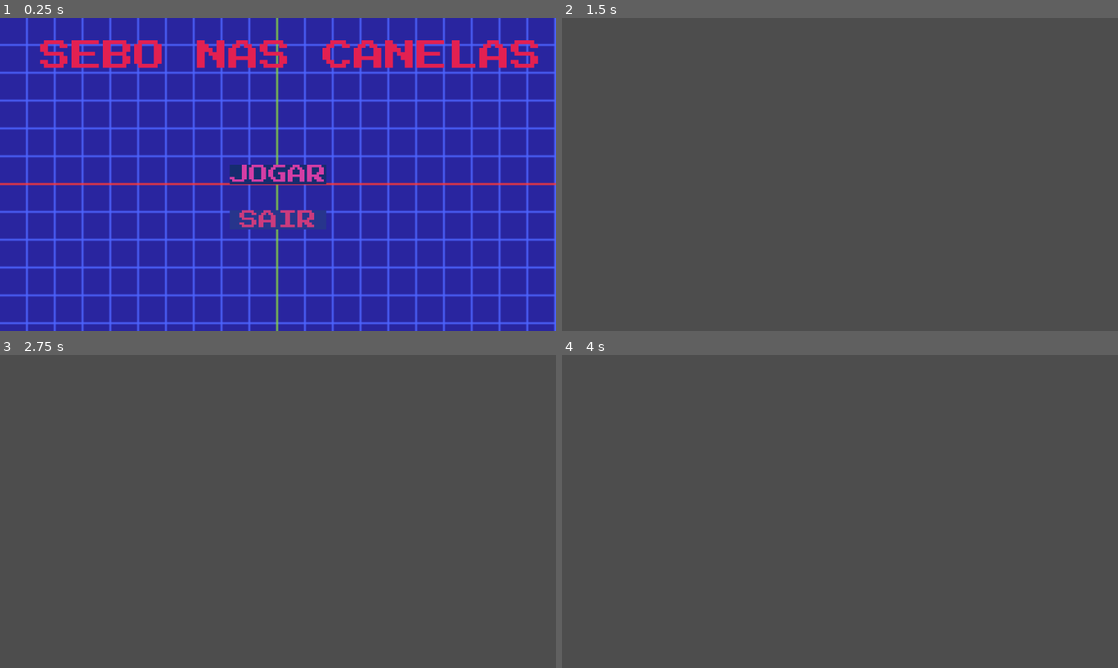
Above: before the commit, frames 1-4 (two rows, left to right).
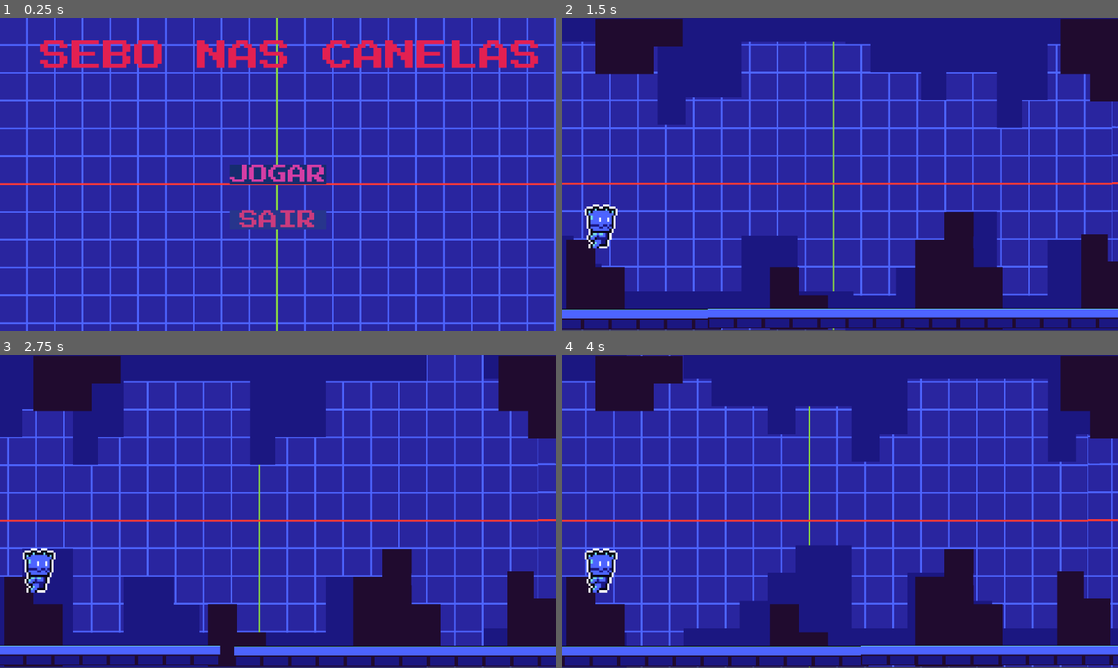
Above: after the commit, the same moments.

Repository: garibeirool/novo-projeto-de-jogo
Game: Godot game, scene res://menu.tscn
Same seed, same stepped clock (60 frames per second), same inputs: the game is played once before the commit and once after it.
Inputs:
- Up to frame 1 (0.25 s): no input
- Up to frame 2 (1.5 s): click "JOGAR" at 0.5 s; hold Space (ui_select) from 1.28 s (still down)
- Up to frame 3 (2.75 s): release Space (ui_select) at 2.03 s; tap Space (ui_select) at 2.1, 2.27, 2.57 s
- Up to frame 4 (4 s): hold Space (ui_select) 2.78-3.53 s; tap Space (ui_select) at 3.6, 3.77 s

The runs differ from the first frame. In frame 1, 8.5% of the frame differs, in the area x 0-100%, y 0-100%; in frame 2, 100%; in frame 3, 100%; in frame 4, 100%.

Commit message:
cena jogo

Diff:
--- /dev/null
+++ b/jogador.gd
@@ -0,0 +1,14 @@
+extends CharacterBody2D
+
+var velocidade_pulo = -600
+func _physics_process(delta: float) -> void:
+
+	velocity +=get_gravity()*delta
+
+	if is_on_floor():
+		$Imagem.play("default")
+		if Input.is_action_pressed("ui_select"):
+			velocity.y = velocidade_pulo
+	else:
+		$Imagem.play("pular")
+	move_and_slide()
--- /dev/null
+++ b/jogo.gd
@@ -0,0 +1,36 @@
+extends Node2D
+
+@export var velocidade: int
+func _ready() -> void:
+	velocidade = 400
+
+func _process(delta: float) -> void:
+
+
+	$Fundo.position.x -= velocidade*delta*0.05
+	$Fundo2.position.x -= velocidade*delta*0.05
+	if $Fundo.position.x < -1152:
+		$Fundo.position.x = 1152
+	if $Fundo2.position.x < -1152:
+		$Fundo2.position.x = 1152
+
+	$Chao.position.x -= velocidade*delta*2
+	$Chao2.position.x -= velocidade*delta*2
+	if $Chao.position.x < -1152:
+		$Chao.position.x = 1152
+	if $Chao2.position.x < -1152:
+		$Chao2.position.x = 1152
+
+	$MeioAzul.position.x -= velocidade*delta*1.5
+	$MeioAzul2.position.x -= velocidade*delta*1.5
+	if $MeioAzul.position.x < -1152:
+		$MeioAzul.position.x = 1152
+	if $MeioAzul2.position.x < -1152:
+		$MeioAzul2.position.x = 1152
+
+		$MeioPreto.position.x -= velocidade*delta*0.05
+	$MeioPreto2.position.x -= velocidade*delta*0.05
+	if $MeioPreto.position.x < -1152:
+		$MeioPreto.position.x = 1152
+	if $MeioPreto2.position.x < -1152:
+		$MeioPreto2.position.x = 1152
--- a/jogo.tscn
+++ b/jogo.tscn
@@ -1,5 +1,134 @@
 [gd_scene format=3 uid="uid://bqp0hrxloie2a"]
 
-[node name="Jogo" type="Node2D" unique_id=222466499]
+[ext_resource type="Texture2D" uid="uid://drtix87fsxx8y" path="res://background.png" id="1_evvns"]
+[ext_resource type="Script" uid="uid://c4b3kowcflu0v" path="res://jogo.gd" id="1_yq54j"]
+[ext_resource type="Texture2D" uid="uid://bsx5e5vmlu85a" path="res://foreground.png" id="2_yq54j"]
+[ext_resource type="Texture2D" uid="uid://x7yec1jiwhlr" path="res://middleground2.png" id="3_qn35j"]
+[ext_resource type="Texture2D" uid="uid://b121m4gt0d8uw" path="res://middleground1.png" id="4_8c340"]
+[ext_resource type="Script" uid="uid://dxolwug1p72xq" path="res://jogador.gd" id="6_45nkh"]
+[ext_resource type="Texture2D" uid="uid://dn7q3l8pipleg" path="res://player.png" id="7_ysdx3"]
 
-[node name="Fundo" type="Sprite2D" parent="." unique_id=691004846]
+[sub_resource type="RectangleShape2D" id="RectangleShape2D_45nkh"]
+size = Vector2(2227.5, 56)
+
+[sub_resource type="AtlasTexture" id="AtlasTexture_t8pok"]
+atlas = ExtResource("7_ysdx3")
+region = Rect2(48, 0, 48, 48)
+
+[sub_resource type="AtlasTexture" id="AtlasTexture_mtw28"]
+atlas = ExtResource("7_ysdx3")
+region = Rect2(96, 0, 48, 48)
+
+[sub_resource type="AtlasTexture" id="AtlasTexture_orj5g"]
+atlas = ExtResource("7_ysdx3")
+region = Rect2(144, 0, 48, 48)
+
+[sub_resource type="AtlasTexture" id="AtlasTexture_01kpq"]
+atlas = ExtResource("7_ysdx3")
+region = Rect2(192, 0, 48, 48)
+
+[sub_resource type="AtlasTexture" id="AtlasTexture_2ka1p"]
+atlas = ExtResource("7_ysdx3")
+region = Rect2(240, 0, 48, 48)
+
+[sub_resource type="AtlasTexture" id="AtlasTexture_7rhuj"]
+atlas = ExtResource("7_ysdx3")
+region = Rect2(0, 0, 48, 48)
+
+[sub_resource type="SpriteFrames" id="SpriteFrames_msvki"]
+animations = [{
+"frames": [{
+"duration": 1.0,
+"texture": SubResource("AtlasTexture_t8pok")
+}, {
+"duration": 1.0,
+"texture": SubResource("AtlasTexture_mtw28")
+}, {
+"duration": 1.0,
+"texture": SubResource("AtlasTexture_orj5g")
+}, {
+"duration": 1.0,
+"texture": SubResource("AtlasTexture_01kpq")
+}, {
+"duration": 1.0,
+"texture": SubResource("AtlasTexture_2ka1p")
+}, {
+"duration": 1.0,
+"texture": SubResource("AtlasTexture_7rhuj")
+}],
+"loop": true,
+"name": &"default",
+"speed": 5.0
+}]
+
+[sub_resource type="CircleShape2D" id="CircleShape2D_45nkh"]
+radius = 51.1957
+
+[node name="jogo" type="Node2D" unique_id=1222908945]
+script = ExtResource("1_yq54j")
+
+[node name="Fundo" type="Sprite2D" parent="." unique_id=962088850]
+position = Vector2(4.0000005, 0)
+scale = Vector2(3.615625, 3.588889)
+texture = ExtResource("1_evvns")
+centered = false
+
+[node name="Fundo2" type="Sprite2D" parent="." unique_id=1459893449]
+position = Vector2(1158, -2.9999998)
+scale = Vector2(3.2, 3.6111112)
+texture = ExtResource("1_evvns")
+centered = false
+
+[node name="MeioAzul" type="Sprite2D" parent="." unique_id=774299876]
+position = Vector2(-7, -9)
+scale = Vector2(3.6281254, 3.5944448)
+texture = ExtResource("3_qn35j")
+centered = false
+
+[node name="MeioAzul2" type="Sprite2D" parent="." unique_id=1392446160]
+position = Vector2(1137, -4.0000305)
+scale = Vector2(3.271875, 3.6166666)
+texture = ExtResource("3_qn35j")
+centered = false
+
+[node name="MeioPreto" type="Sprite2D" parent="." unique_id=1363310579]
+position = Vector2(9, 2.0000305)
+scale = Vector2(3.7656252, 3.5722222)
+texture = ExtResource("4_8c340")
+centered = false
+
+[node name="MeioPreto2" type="Sprite2D" parent="." unique_id=1876018893]
+position = Vector2(1094, 2)
+scale = Vector2(3.456251, 3.4833338)
+texture = ExtResource("4_8c340")
+centered = false
+
+[node name="Chao" type="Sprite2D" parent="." unique_id=802731639]
+position = Vector2(-86.99988, 581)
+scale = Vector2(3.5937495, 1.328125)
+texture = ExtResource("2_yq54j")
+centered = false
+
+[node name="Chao2" type="Sprite2D" parent="." unique_id=597572663]
+position = Vector2(1035, 580.00006)
+scale = Vector2(3.60625, 1.296875)
+texture = ExtResource("2_yq54j")
+centered = false
+
+[node name="ChaoFisico" type="StaticBody2D" parent="." unique_id=331982160]
+
+[node name="CorpoChao" type="CollisionShape2D" parent="ChaoFisico" unique_id=432592715]
+position = Vector2(1136, 626)
+shape = SubResource("RectangleShape2D_45nkh")
+
+[node name="Jogador" type="CharacterBody2D" parent="." unique_id=482917678]
+script = ExtResource("6_45nkh")
+
+[node name="Imagem" type="AnimatedSprite2D" parent="Jogador" unique_id=918439501]
+position = Vector2(81, 558)
+scale = Vector2(4.3125, 4.5833335)
+sprite_frames = SubResource("SpriteFrames_msvki")
+
+[node name="Corpo" type="CollisionShape2D" parent="Jogador" unique_id=1195310692]
+position = Vector2(85, 562)
+shape = SubResource("CircleShape2D_45nkh")
--- a/project.godot
+++ b/project.godot
@@ -26,5 +26,6 @@
 
 [rendering]
 
+textures/canvas_textures/default_texture_filter=0
 rendering_device/driver.windows="d3d12"
 renderer/rendering_method="mobile"
Binary file added: foreground.png
Not shown, added: foreground.png.import
Not shown, added: jogador.gd.uid
Not shown, added: jogo.gd.uid
Binary file added: middleground1.png
Not shown, added: middleground1.png.import
Binary file added: middleground2.png
Not shown, added: middleground2.png.import
Binary file added: player.png
Not shown, added: player.png.import
